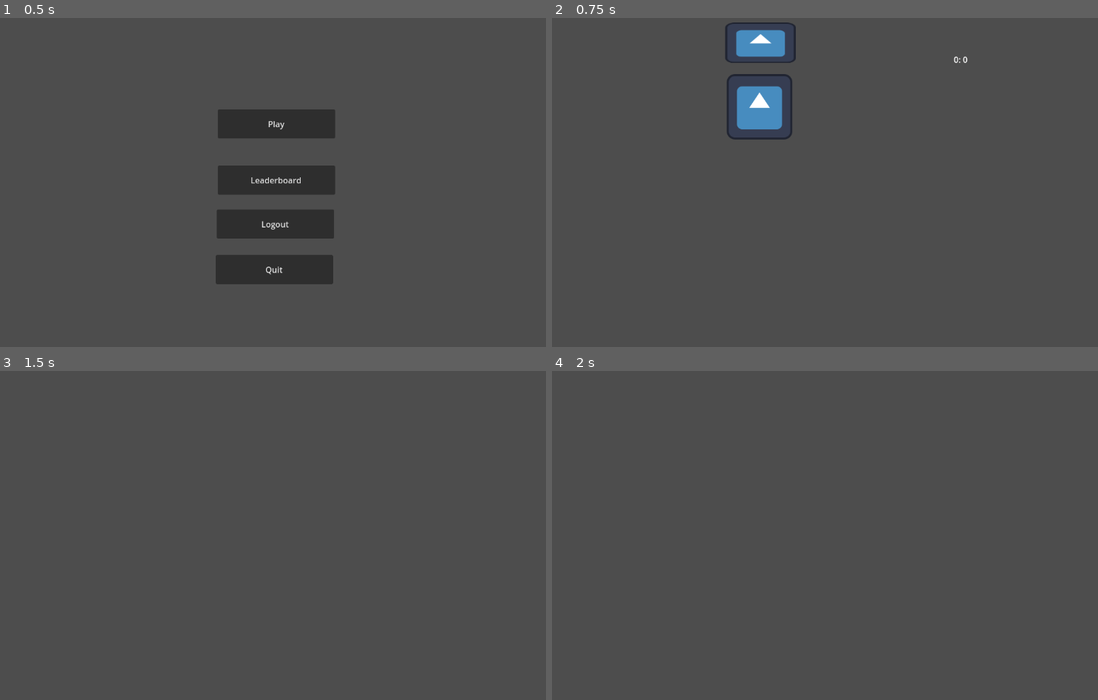
Above: before the commit, frames 1-4 (two rows, left to right).
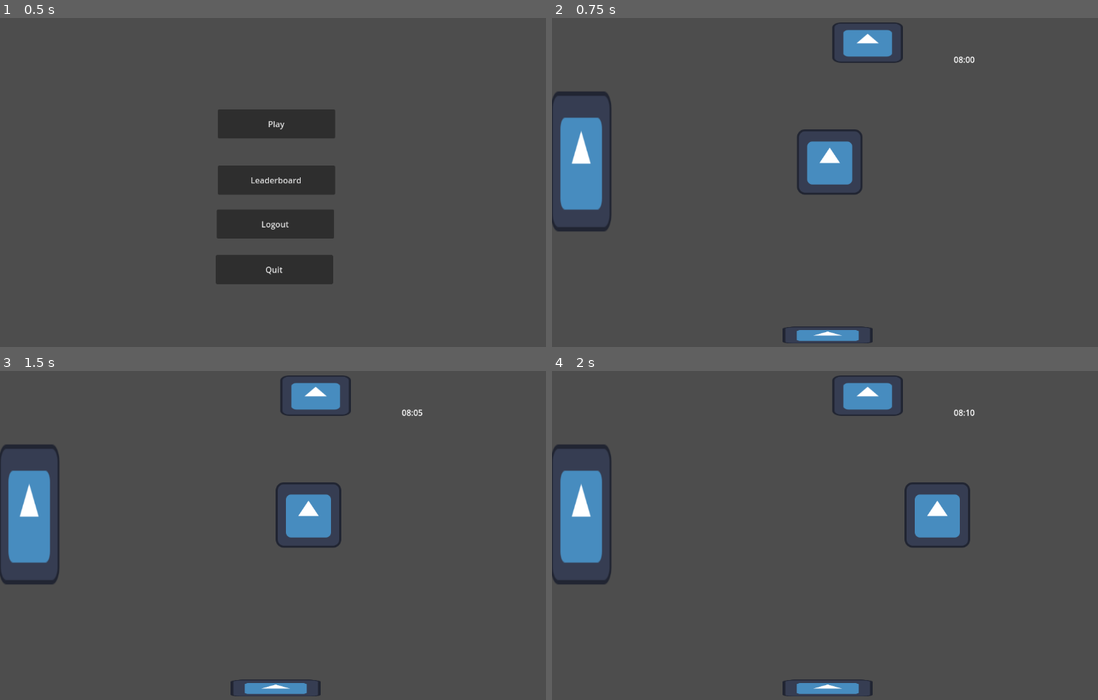
Above: after the commit, the same moments.

Repository: ThyGram/Eksamensprojekt-DDU
Game: Godot game, scene res://main_menu.tscn
Same seed, same stepped clock (60 frames per second), same inputs: the game is played once before the commit and once after it. The engine's default icon, where the game draws it, is replaced by a stand-in: a white triangle on a blue panel in a dark square.
Inputs:
- Up to frame 1 (0.5 s): no input
- Up to frame 2 (0.75 s): click "Play" at 0.5 s
- Up to frame 3 (1.5 s): tap Enter (ui_accept) at 1.25 s; hold D (Right) from 1.28 s (still down); hold Enter (ui_accept) from 1.28 s (still down)
- Up to frame 4 (2 s): keep holding D (Right); keep holding Enter (ui_accept)

Frame 1 is identical in both runs. In frame 2, 8.0% of the frame differs, in the area x 0-78%, y 1-99%; in frame 3, 5.6%; in frame 4, 5.6%.

Commit message:
bed done and new day

Diff:
--- a/GodotGame/Player.gd
+++ b/GodotGame/Player.gd
@@ -2,6 +2,8 @@
 
 const SPEED : int = 300
 var in_computerRange : bool = false
+var in_bedRange : bool = false
+var in_tvRange : bool = false
 
 func _process(delta):
 	velocity = Vector2.ZERO
@@ -15,13 +17,40 @@
 
 
 func _input(event):
-	if (event.is_action_pressed("ui_accept") and in_computerRange == true):
+	if (event.is_action_pressed("ui_accept") and in_computerRange and !in_bedRange):
 		get_tree().change_scene_to_file("res://main_game_computer.tscn")
+	elif (event.is_action_pressed("ui_accept") and in_bedRange and !in_computerRange):
+		get_parent().NewDay()
 
 
-func _on_area_2d_body_entered(body):
-	in_computerRange = true
+func _on_computer_body_entered(body):
+	if body.name == "Player":
+		in_computerRange = true
+		print("infcomputer")
+
+func _on_computer_body_exited(body):
+	if body.name == "Player":
+		in_computerRange = false
+		print("out comput")
 
 
-func _on_area_2d_body_exited(body):
-	in_computerRange = false
+func _on_bed_body_entered(body):
+	if body.name == "Player":
+		in_bedRange = true
+		print("in bed")
+
+
+func _on_bed_body_exited(body):
+	if body.name == "Player":
+		in_bedRange = false
+		print("out bed")
+
+
+func _on_tv_body_entered(body):
+	if body.name == "Player":
+		in_tvRange = true
+
+
+func _on_tv_body_exited(body):
+	if body.name == "Player":
+		in_tvRange = false
--- /dev/null
+++ b/GodotGame/SwitchScreen.gd
@@ -0,0 +1,15 @@
+extends Control
+
+
+# Called when the node enters the scene tree for the first time.
+func _ready():
+	$Timer.start(1)
+
+
+# Called every frame. 'delta' is the elapsed time since the previous frame.
+func _process(delta):
+	pass
+
+
+func _on_timer_timeout():
+	get_tree().change_scene_to_file("res://main_game_bedroom.tscn")
--- a/GodotGame/main_game_bedroom.gd
+++ b/GodotGame/main_game_bedroom.gd
@@ -1,18 +1,35 @@
 extends Node2D
 
-var GameWatch : int
+var GameWatch : int = 480 # Starts 8 hours into the day
 
 # Called when the node enters the scene tree for the first time.
 func _ready():
 	storage.GameTimer.timeout.connect(_on_gametimer_timeout)
+	$GameTimer.text = "08:00"
 
 func _on_gametimer_timeout():
-	print("!#!WADWAD")
-	GameWatch += 1
+	GameWatch += 5
 
-	if GameWatch == 420:
+	if GameWatch % 60 > 9:
+		if int(GameWatch/60) > 9:
+			$GameTimer.text = str(int(GameWatch/60)) + ":" + str(GameWatch % 60)
+		else:
+			$GameTimer.text = "0" + str(int(GameWatch/60)) + ":" + str(GameWatch % 60)
+	else:
+		if int(GameWatch/60) > 9:
+			$GameTimer.text = str(int(GameWatch/60)) + ":0" + str(GameWatch % 60)
+		else:
+			$GameTimer.text = "0" + str(int(GameWatch/60)) + ":0" + str(GameWatch % 60)
+
+
+
+	if GameWatch == 1000:
 		print("DAY DONE")
+
+func NewDay():
+	print("DAY DONEbed")
+	get_tree().change_scene_to_file("res://switch_screen.tscn")
 
 # Called every frame. 'delta' is the elapsed time since the previous frame.
 func _process(delta):
-	$GameTimer.text = str(int(GameWatch/60)) + ": " + str(GameWatch % 60)
+	pass
--- a/GodotGame/main_game_bedroom.tscn
+++ b/GodotGame/main_game_bedroom.tscn
@@ -1,14 +1,29 @@
-[gd_scene load_steps=6 format=3 uid="uid://bl0kwce2fdxm3"]
+[gd_scene load_steps=11 format=3 uid="uid://bl0kwce2fdxm3"]
 
 [ext_resource type="Script" path="res://main_game_bedroom.gd" id="1_cps6x"]
 [ext_resource type="Script" path="res://Player.gd" id="1_un6wh"]
 [ext_resource type="Texture2D" uid="uid://c3sw1px41oine" path="res://icon.svg" id="2_v3xi1"]
 
+[sub_resource type="RectangleShape2D" id="RectangleShape2D_a1p05"]
+size = Vector2(137.487, 132.82)
+
 [sub_resource type="RectangleShape2D" id="RectangleShape2D_o8xtv"]
-size = Vector2(229, 149)
+size = Vector2(179, 135)
 
 [sub_resource type="RectangleShape2D" id="RectangleShape2D_72d7h"]
 size = Vector2(133, 73)
+
+[sub_resource type="RectangleShape2D" id="RectangleShape2D_6k7oi"]
+size = Vector2(114.5, 273)
+
+[sub_resource type="RectangleShape2D" id="RectangleShape2D_67fpx"]
+size = Vector2(173, 368)
+
+[sub_resource type="RectangleShape2D" id="RectangleShape2D_8310b"]
+size = Vector2(174, 35)
+
+[sub_resource type="RectangleShape2D" id="RectangleShape2D_hdfuv"]
+size = Vector2(236, 52)
 
 [node name="MainGame_Bedroom" type="Node2D"]
 script = ExtResource("1_cps6x")
@@ -16,35 +31,33 @@
 [node name="Player" type="CharacterBody2D" parent="."]
 script = ExtResource("1_un6wh")
 
-[node name="CollisionPolygon2D" type="CollisionPolygon2D" parent="Player"]
-position = Vector2(1.83716, 10.1544)
+[node name="CollisionPolygon2D" type="CollisionShape2D" parent="Player"]
+position = Vector2(540.509, 287.094)
 scale = Vector2(0.996323, 0.962293)
-polygon = PackedVector2Array(348, 117, 345, 233, 464, 231, 462, 112)
+shape = SubResource("RectangleShape2D_a1p05")
 
 [node name="Sprite2D" type="Sprite2D" parent="Player"]
-position = Vector2(405, 178)
+position = Vector2(542, 286)
 texture = ExtResource("2_v3xi1")
 
-[node name="CollisionShape2D" type="Node2D" parent="."]
+[node name="Computer" type="Node2D" parent="."]
 
-[node name="Sprite2D" type="Sprite2D" parent="CollisionShape2D"]
+[node name="Area2D" type="Area2D" parent="Computer"]
+position = Vector2(126, 27)
 
-[node name="Node2D" type="StaticBody2D" parent="CollisionShape2D"]
-
-[node name="Area2D" type="Area2D" parent="CollisionShape2D/Node2D"]
-position = Vector2(129, 37)
-
-[node name="CollisionShape2D" type="CollisionShape2D" parent="CollisionShape2D/Node2D/Area2D"]
-position = Vector2(280.5, 23.5)
+[node name="CollisionShape2D" type="CollisionShape2D" parent="Computer/Area2D"]
+position = Vector2(489.5, 29)
 shape = SubResource("RectangleShape2D_o8xtv")
 
-[node name="Sprite2D" type="Sprite2D" parent="CollisionShape2D/Node2D"]
-position = Vector2(407, 53)
+[node name="StaticBody2D" type="StaticBody2D" parent="Computer"]
+
+[node name="Sprite2D" type="Sprite2D" parent="Computer/StaticBody2D"]
+position = Vector2(616, 52.5)
 scale = Vector2(1.07812, 0.617188)
 texture = ExtResource("2_v3xi1")
 
-[node name="CollisionShape2D" type="CollisionShape2D" parent="CollisionShape2D/Node2D"]
-position = Vector2(409.5, 52.5)
+[node name="CollisionShape2D" type="CollisionShape2D" parent="Computer/StaticBody2D"]
+position = Vector2(618.5, 52)
 shape = SubResource("RectangleShape2D_72d7h")
 
 [node name="GameTimer" type="Label" parent="."]
@@ -53,5 +66,47 @@
 offset_right = 910.0
 offset_bottom = 126.0
 
-[connection signal="body_entered" from="CollisionShape2D/Node2D/Area2D" to="Player" method="_on_area_2d_body_entered"]
-[connection signal="body_exited" from="CollisionShape2D/Node2D/Area2D" to="Player" method="_on_area_2d_body_exited"]
+[node name="Bed" type="Node2D" parent="."]
+
+[node name="StaticBody2D" type="StaticBody2D" parent="Bed"]
+
+[node name="CollisionShape2D" type="CollisionShape2D" parent="Bed/StaticBody2D"]
+position = Vector2(58.75, 287.5)
+shape = SubResource("RectangleShape2D_6k7oi")
+
+[node name="Sprite2D" type="Sprite2D" parent="Bed/StaticBody2D"]
+position = Vector2(57, 285)
+scale = Vector2(0.921875, 2.14063)
+texture = ExtResource("2_v3xi1")
+
+[node name="Area2D" type="Area2D" parent="Bed/StaticBody2D"]
+
+[node name="CollisionShape2D" type="CollisionShape2D" parent="Bed/StaticBody2D/Area2D"]
+position = Vector2(87, 291)
+shape = SubResource("RectangleShape2D_67fpx")
+
+[node name="TV" type="Node2D" parent="."]
+
+[node name="StaticBody2D" type="StaticBody2D" parent="TV"]
+
+[node name="CollisionShape2D" type="CollisionShape2D" parent="TV/StaticBody2D"]
+position = Vector2(541, 626.5)
+shape = SubResource("RectangleShape2D_8310b")
+
+[node name="Sprite2D" type="Sprite2D" parent="TV/StaticBody2D"]
+position = Vector2(538, 625)
+scale = Vector2(1.375, 0.257813)
+texture = ExtResource("2_v3xi1")
+
+[node name="Area2D" type="Area2D" parent="TV"]
+
+[node name="CollisionShape2D" type="CollisionShape2D" parent="TV/Area2D"]
+position = Vector2(544, 618)
+shape = SubResource("RectangleShape2D_hdfuv")
+
+[connection signal="body_entered" from="Computer/Area2D" to="Player" method="_on_computer_body_entered"]
+[connection signal="body_exited" from="Computer/Area2D" to="Player" method="_on_computer_body_exited"]
+[connection signal="body_entered" from="Bed/StaticBody2D/Area2D" to="Player" method="_on_bed_body_entered"]
+[connection signal="body_exited" from="Bed/StaticBody2D/Area2D" to="Player" method="_on_bed_body_exited"]
+[connection signal="body_entered" from="TV/Area2D" to="Player" method="_on_tv_body_entered"]
+[connection signal="body_exited" from="TV/Area2D" to="Player" method="_on_tv_body_exited"]
--- a/GodotGame/main_game_computer.tscn
+++ b/GodotGame/main_game_computer.tscn
@@ -10,3 +10,25 @@
 grow_horizontal = 2
 grow_vertical = 2
 script = ExtResource("1_d3cnl")
+
+[node name="Button" type="Button" parent="."]
+layout_mode = 0
+offset_left = 218.0
+offset_top = 177.0
+offset_right = 385.0
+offset_bottom = 312.0
+text = "Calender"
+
+[node name="Button2" type="Button" parent="."]
+offset_left = 478.0
+offset_top = 181.0
+offset_right = 645.0
+offset_bottom = 316.0
+text = "Stocks"
+
+[node name="Button3" type="Button" parent="."]
+offset_left = 755.0
+offset_top = 185.0
+offset_right = 922.0
+offset_bottom = 320.0
+text = "Bank"
--- /dev/null
+++ b/GodotGame/switch_screen.tscn
@@ -0,0 +1,22 @@
+[gd_scene load_steps=3 format=3 uid="uid://q7yovrbru4j5"]
+
+[ext_resource type="Script" path="res://SwitchScreen.gd" id="1_y6g2r"]
+[ext_resource type="Texture2D" uid="uid://che6o5rp41r1b" path="res://SleepingScreen.png" id="2_ws8tv"]
+
+[node name="SwitchScreen" type="Control"]
+layout_mode = 3
+anchors_preset = 15
+anchor_right = 1.0
+anchor_bottom = 1.0
+grow_horizontal = 2
+grow_vertical = 2
+script = ExtResource("1_y6g2r")
+
+[node name="Timer" type="Timer" parent="."]
+
+[node name="Sprite2D" type="Sprite2D" parent="."]
+position = Vector2(582.392, 329)
+scale = Vector2(0.76393, 0.806373)
+texture = ExtResource("2_ws8tv")
+
+[connection signal="timeout" from="Timer" to="." method="_on_timer_timeout"]
Binary file added: GodotGame/SleepingScreen.png
Not shown, added: GodotGame/SleepingScreen.png.import
